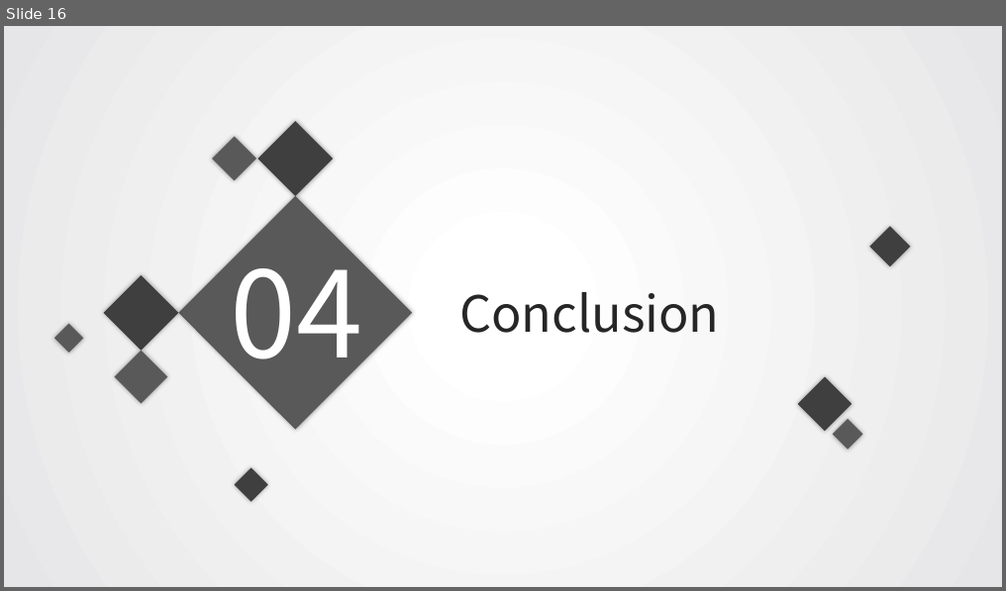
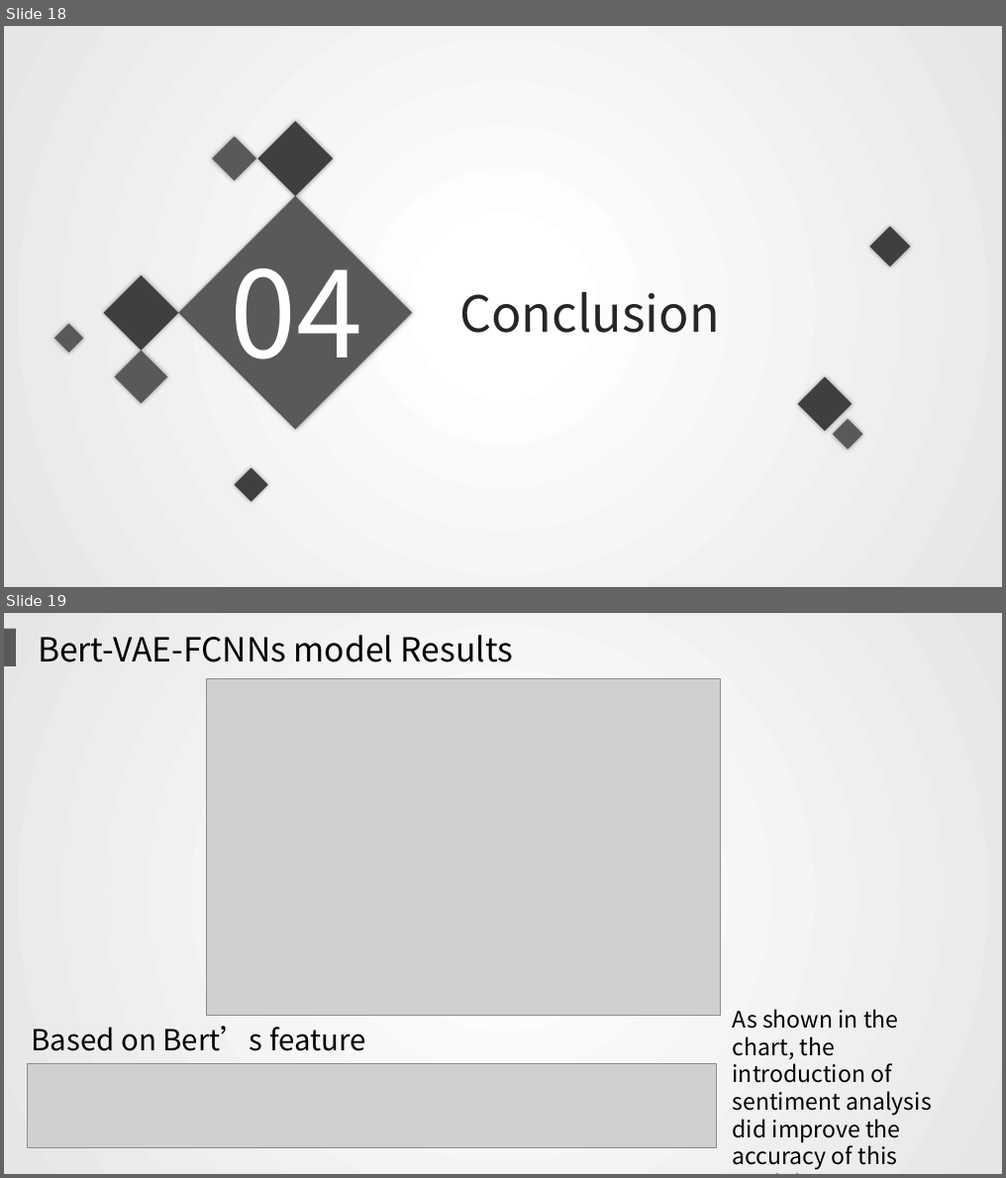
Before and after one commit to wolvestotem/Rumor-Detection, a slide deck: 580presentation.pptx. Shown one above the other, each under a label of ours: slide 16 before the commit, slides 18 and 19 after it. The pictures are 1006x591 and 1006x1178 pixels, drawn with LibreOffice and Linux fonts; fonts in the diff are those of the drawing; grey boxes stand for pictures. Boxes give left, top, right and bottom in pixels: in the first picture for what was removed or moved away, otherwise in the second. Text is boxed around its words. In the diff, an @@ line names an element or a change of style, - is before the commit and + after.

```diff
--- a/580presentation.pptx
+++ b/580presentation.pptx
@@ slide 19 added at (4,613,1002,1174), background gradient #FFFFFF to #E6E6E8 @@
@@ rectangle added at (4,629,16,666), fill #595959 @@
@@ text added at (38,635,513,663), 32 pt, text #000000 @@
+Bert-VAE-FCNNs model Results
@@ picture added at (207,679,721,1016) @@
@@ text added at (32,1026,365,1064), 28 pt, text #000000 @@
+Based on Bert’s feature vector
@@ text added at (733,1009,931,1170), 22 pt, text #000000 @@
+As shown in the chart, the introduction of sentiment analysis did improve the accuracy of this model.
@@ picture added at (28,1063,716,1149) @@
@@ what was slide 16 is now slide 18 @@
```
Also in this commit, not shown: 15 other slides changed, 4 other slides added, 2 slides removed.
